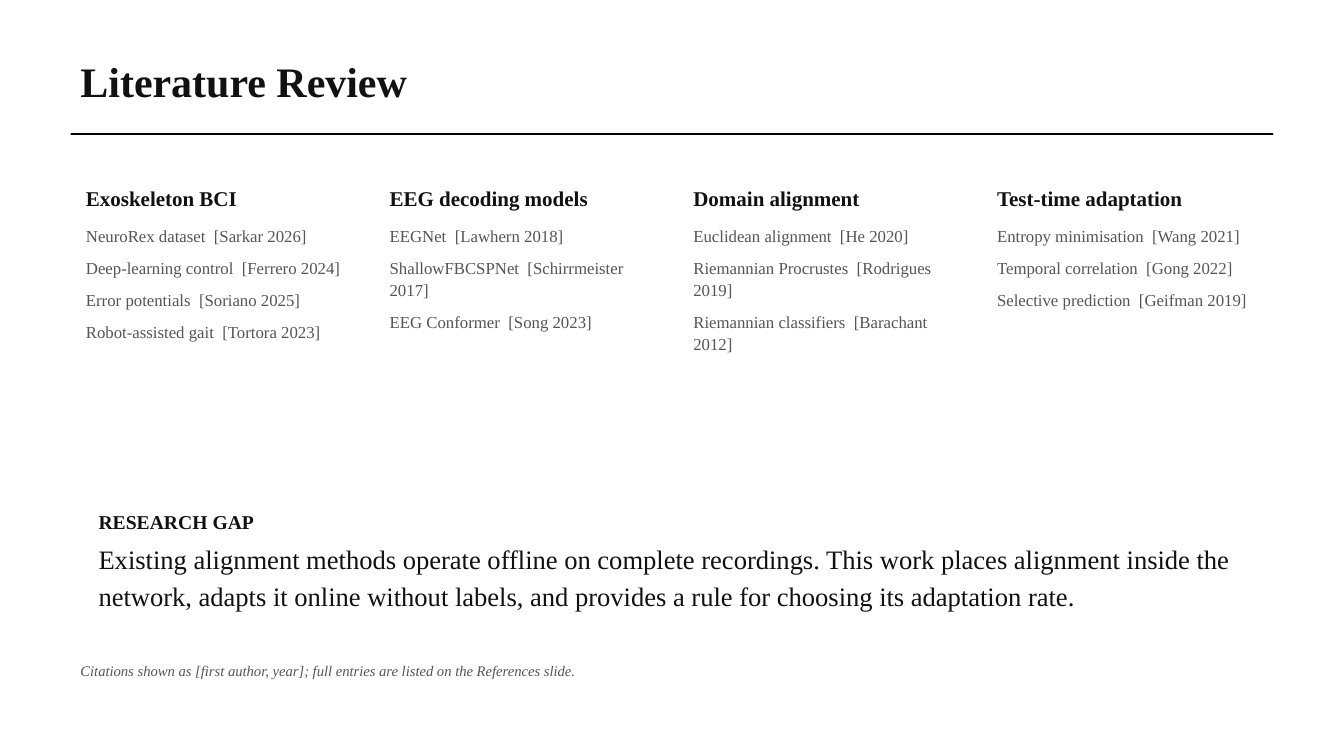
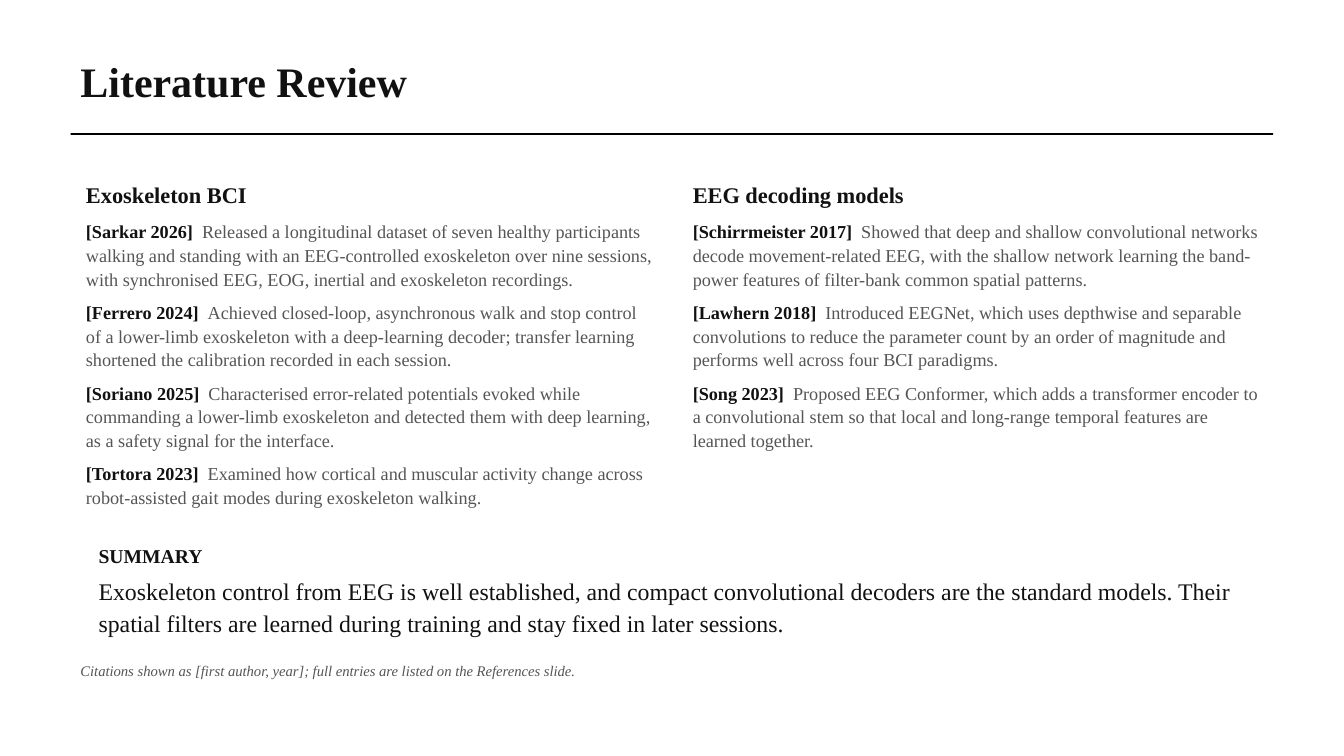
Before and after one commit to wshuv-o/calmnet, a slide deck: slide 5 of presentation/CALM-Net_midterm_presentation_final.pptx. Drawn at 1344x756 pixels with LibreOffice and Linux fonts; fonts in the diff are those of the drawing. Boxes give left, top, right and bottom in pixels: in the first picture for what was removed or moved away, otherwise in the second. Text is boxed around its words. In the diff, an @@ line names an element or a change of style, - is before the commit and + after.

```diff
--- a/presentation/CALM-Net_midterm_presentation_final.pptx
+++ b/presentation/CALM-Net_midterm_presentation_final.pptx
@@ text "EEG decoding models": place and size @@
-text "EEG decoding models" at (390, 191, 623, 332)
+text "EEG decoding models" at (693, 187, 1258, 451)
@@ text at (86, 187, 247, 204): size 15 to 16 pt in "Exoskeleton BCI"; less space between paragraphs @@
@@ text at (693, 187, 904, 208): size 15 to 16 pt in "EEG decoding models"; less space between paragraphs @@
@@ text removed at (693, 191, 932, 353) @@
-Domain alignment
-Euclidean alignment [He 2020]
-Riemannian Procrustes [Rodrigues 2019]
-Riemannian classifiers [Barachant 2012]
@@ text removed at (997, 191, 1246, 310) @@
-Test-time adaptation
-Entropy minimisation [Wang 2021]
-Temporal correlation [Gong 2022]
-Selective prediction [Geifman 2019]
@@ text at (86, 225, 652, 508): text changed; size 12 to 13 pt @@
-NeuroRex dataset [Sarkar 2026]
-Deep-learning control [Ferrero 2024]
-Error potentials [Soriano 2025]
-Robot-assisted gait [Tortora 2023]
+[Sarkar 2026] Released a longitudinal dataset of seven healthy participants walking and standing with an EEG-controlled exoskeleton over nine sessions, with synchronised EEG, EOG, inertial and exoskeleton recordings.
+[Ferrero 2024] Achieved closed-loop, asynchronous walk and stop control of a lower-limb exoskeleton with a deep-learning decoder; transfer learning shortened the calibration recorded in each session.
+[Soriano 2025] Characterised error-related potentials evoked while commanding a lower-limb exoskeleton and detected them with deep learning, as a safety signal for the interface.
+[Tortora 2023] Examined how cortical and muscular activity change across robot-assisted gait modes during exoskeleton walking.
@@ text at (693, 225, 1258, 451): text changed; size 12 to 13 pt @@
-EEGNet [Lawhern 2018]
-ShallowFBCSPNet [Schirrmeister 2017]
-EEG Conformer [Song 2023]
+[Schirrmeister 2017] Showed that deep and shallow convolutional networks decode movement-related EEG, with the shallow network learning the band-power features of filter-bank common spatial patterns.
+[Lawhern 2018] Introduced EEGNet, which uses depthwise and separable convolutions to reduce the parameter count by an order of magnitude and performs well across four BCI paradigms.
+[Song 2023] Proposed EEG Conformer, which adds a transformer encoder to a convolutional stem so that local and long-range temporal features are learned together.
@@ text at (99, 550, 1230, 637): text changed; size 19 to 17 pt @@
-RESEARCH GAP
-Existing alignment methods operate offline on complete recordings. This work places alignment inside the network, adapts it online without labels, and provides a rule for choosing its adaptation rate.
+SUMMARY
+Exoskeleton control from EEG is well established, and compact convolutional decoders are the standard models. Their spatial filters are learned during training and stay fixed in later sessions.
```
Also in this commit, not shown: 1 other slide changed, 1 slide added, 4 other files.
